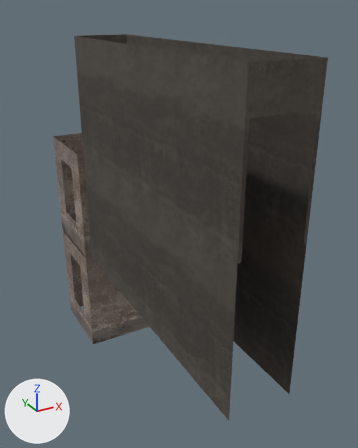
The FBX model UnityProject/OutbreakVR/Assets/Game/3D Assets/Fbx Files/Structures/Apartment 2/A2_LobbyWalls/A2_LobbyWalls.FBX: old version first, new version second.
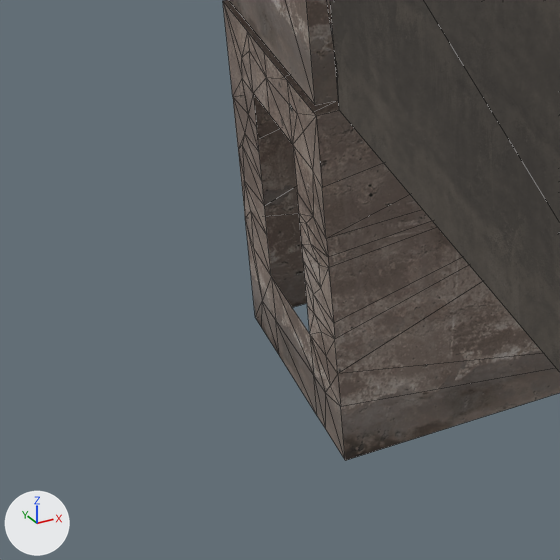
Each version is shown whole from a 50 mm camera at (-36.81, -23.92, 22.16) aimed at (-30.92, -13.21, 16.81), then close up on the part from 2% to 41% of the width and 51% to 82% of the height. Lighting does not change. The marker at lower left points along +X, +Y and +Z. The close-ups show mesh edges as thin lines. Where no turn or scale is listed for an object, it has been applied to the vertices.

The first close-up shows 'A2_LobbyWalls'.
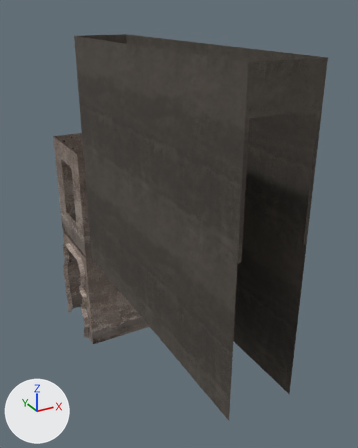
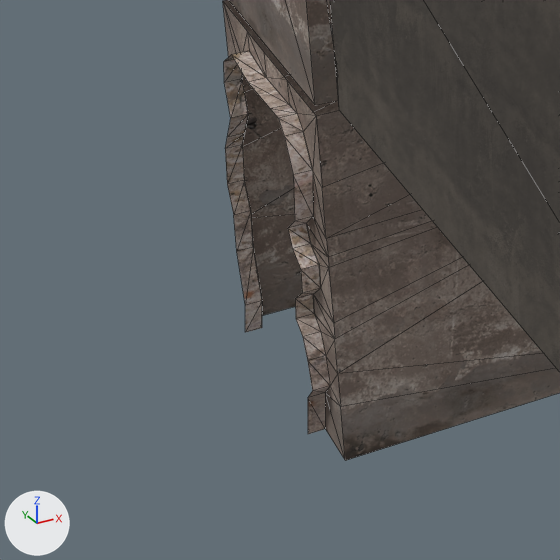
Where the newer file only moved an object's origin or applied its transform, the numbers keep the older frame.

Where the change shows, as pixel boxes (x1, y1, x2, y2) in the close-ups (560 x 560 px; the box of a moved part takes in the faces that stretch with it):
part 1 of me_mesh, moved or reshaped
    before: (242, 51, 330, 428)
    after: (224, 51, 330, 434)
part 2 of me_mesh, recoloured
    before: (242, 114, 320, 312)
    after: (225, 115, 319, 314)

Diff of the bpy script that builds the scene:
```diff
--- a/UnityProject/OutbreakVR/Assets/Game/3D Assets/Fbx Files/Structures/Apartment 2/A2_LobbyWalls/A2_LobbyWalls.FBX.py
+++ b/UnityProject/OutbreakVR/Assets/Game/3D Assets/Fbx Files/Structures/Apartment 2/A2_LobbyWalls/A2_LobbyWalls.FBX.py
@@ img_damagedwall_tileable_jpg @@
+img_damagedwall_tileable_jpg = load_image('DamagedWall_Tileable.jpg', '_unpacked/DamagedWall_Tileable.jpg', 952, 952, 'sRGB')
@@ mat_damagedwall_tileable @@
+mat_damagedwall_tileable = principled_material('DamagedWall_Tileable')
+mat_damagedwall_tileable.texture = img_damagedwall_tileable_jpg
+mat_damagedwall_tileable.roughness = 0.859
@@ me_mesh @@
 # used by ob_a2_lobbywalls; location = (-30.204, -13.559, 16.813)
-me_mesh.from_pydata(...)  # 151 vertices, 168 faces; spans x -2.69..2.69, y -4.87..4.87, z -4.68..4.68
+me_mesh.from_pydata(...)  # 154 vertices, 171 faces; spans x -2.84..2.69, y -4.87..4.87, z -4.68..4.68
+# me_mesh part 1
+# 17 vertices are removed from x -2.69, y 2.73..4.58, z -4.68..-1.77
+# 38 faces are deleted
+# 8 vertices move from x -2.69, y 3.19..4.19, z -3.47..-2.67 to x -2.84, y 2.79..4.77, z -3.47..-2.57
+# 20 new vertices lie (-0.15, 0.0, 0.0) away from vertices in x -2.69, y 2.73..4.69, z -4.68..-1.74
+# 41 new faces join them, mat_damagedwall_tileable (picture img_damagedwall_tileable_jpg)
+# me_mesh part 2: 13 faces spanning x -2.84..-2.69, y 2.79..4.77, z -3.58..-2.41 switch from mat_plasterwall_roofinterior (picture img_plasterwall_roofinterior_jpg) to mat_damagedwall_tileable (picture img_damagedwall_tileable_jpg)
 me_mesh.materials.append(mat_plasterwall_roofbarecoloured)
```
